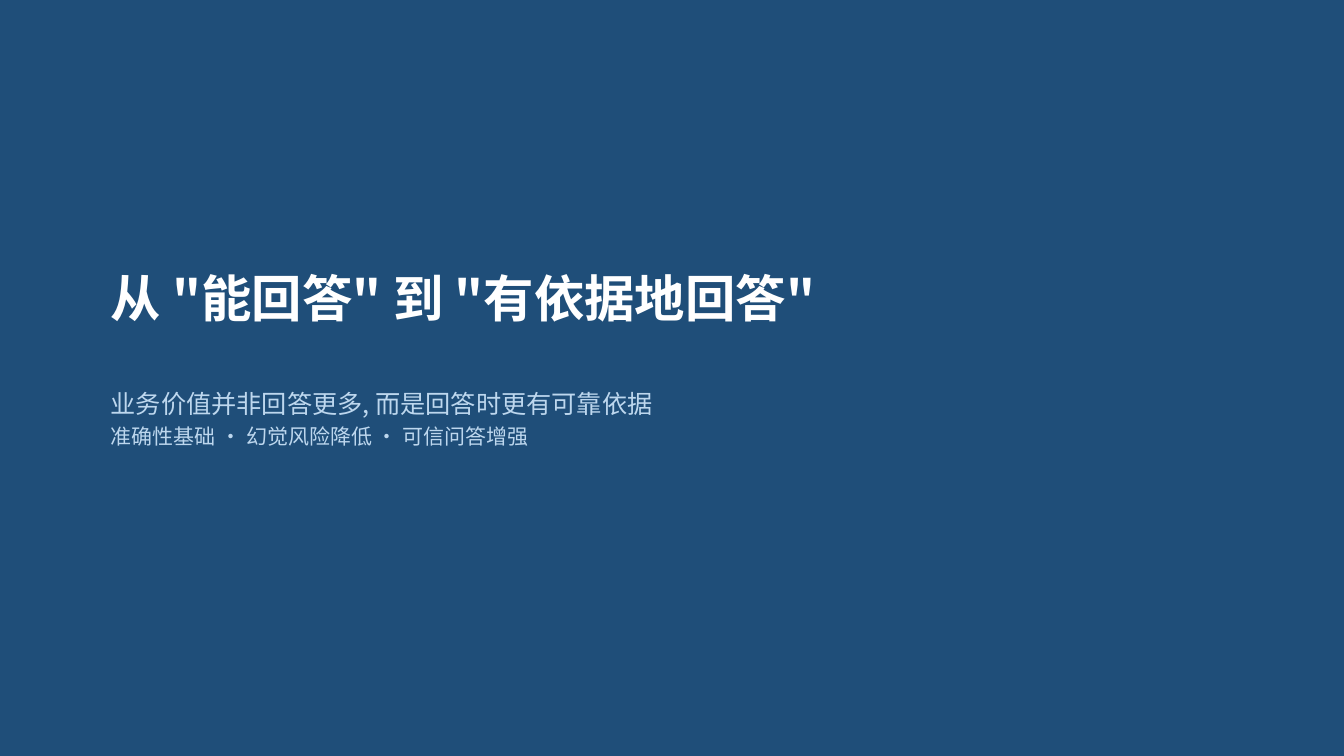
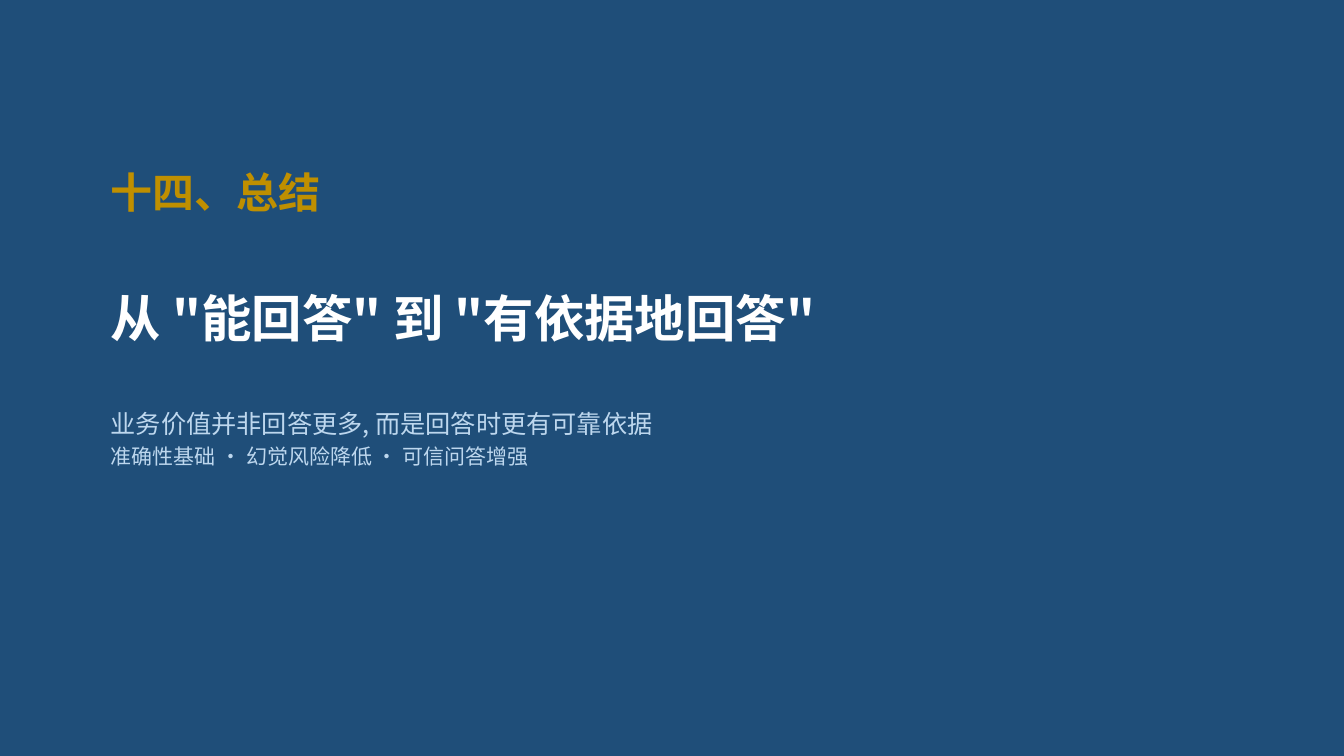
Before and after one commit to wuyang-vs/Bidding_QA_Chatbot, a slide deck: slide 16 of 招投标RAG智能问答系统介绍.pptx (slide 12 before the commit). Drawn at 1344x756 pixels with LibreOffice and Linux fonts; fonts in the diff are those of the drawing. Boxes give left, top, right and bottom in pixels: in the first picture for what was removed or moved away, otherwise in the second. Text is boxed around its words. In the diff, an @@ line names an element or a change of style, - is before the commit and + after.

```diff
--- a/招投标RAG智能问答系统介绍.pptx
+++ b/招投标RAG智能问答系统介绍.pptx
@@ text added at [111,172,321,212], 30 pt, text #BF8F00, bold @@
+十四、总结
@@ text "从 "能回答" 到 "有依据地回答"": place and size @@
-text "从 "能回答" 到 "有依据地回答"" at [111,274,815,322]
+text "从 "能回答" 到 "有依据地回答"" at [111,294,815,342]
@@ text "业务价值并非回答更多, 而是回答时更有可靠依据": place and size @@
-text "业务价值并非回答更多, 而是回答时更有可靠依据" at [111,392,652,446]
+text "业务价值并非回答更多, 而是回答时更有可靠依据" at [111,412,652,466]
```
Also in this commit, not shown: 5 other slides changed, 4 slides added, 1 other file.
